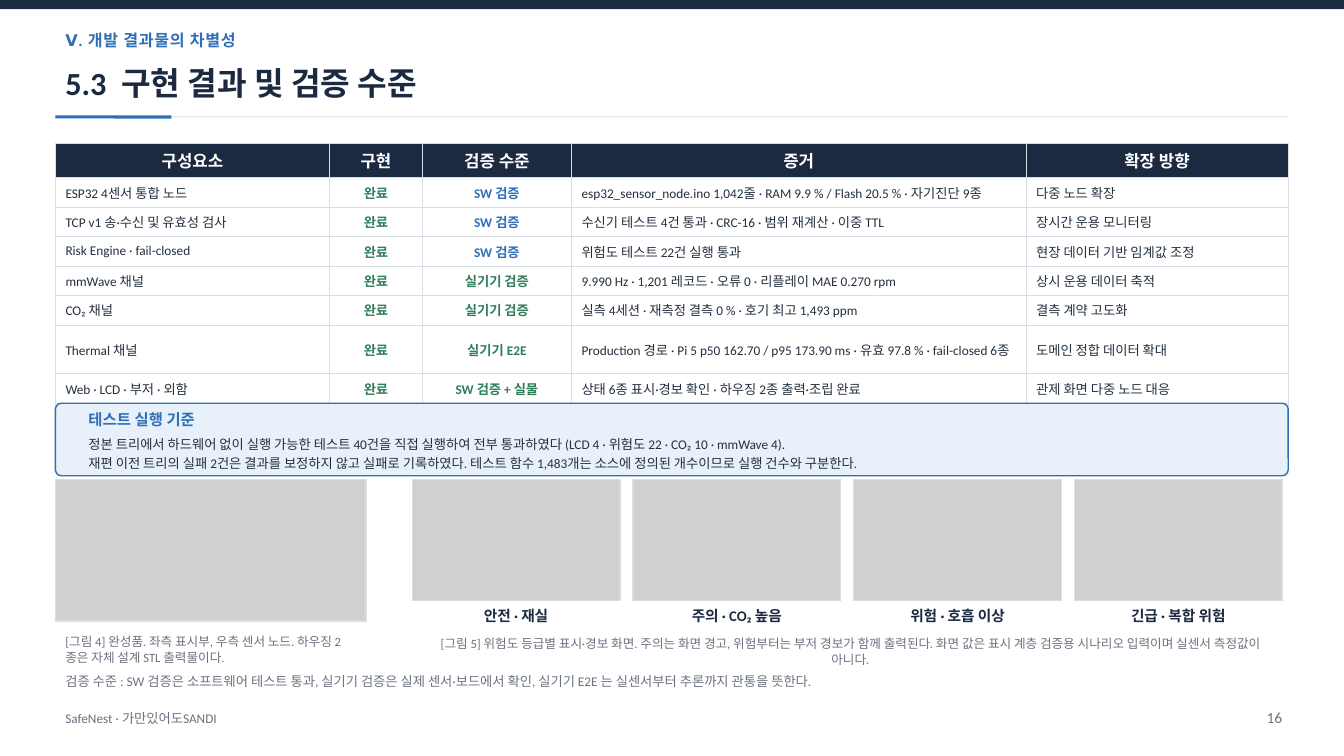
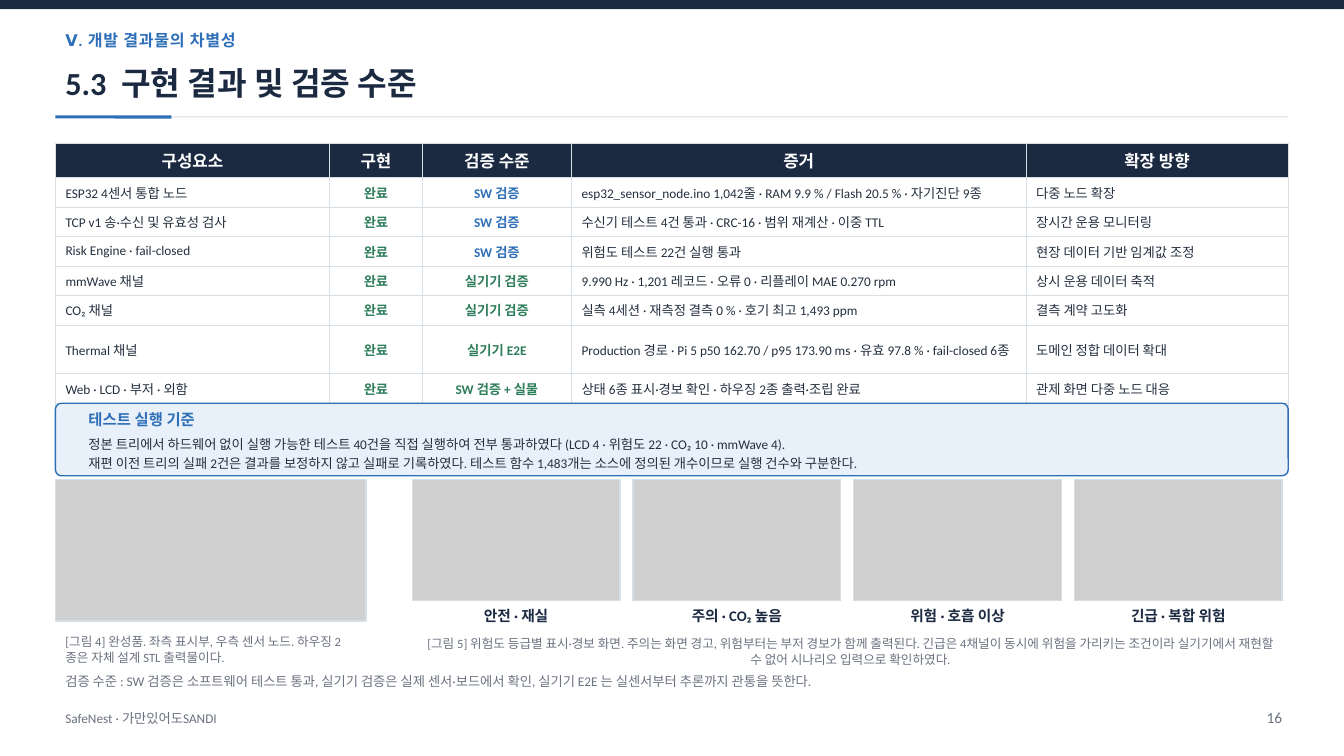
Before and after one commit to jinsu1011/safenest-embedded-competition, a slide deck: slide 17 of final-report/2026ESWContest_자유공모_가만있어도SANDI_개발완료보고서.pptx. Drawn at 1344x756 pixels with LibreOffice and Linux fonts; fonts in the diff are those of the drawing; grey boxes stand for pictures. Boxes give left, top, right and bottom in pixels: in the first picture for what was removed or moved away, otherwise in the second. Text is boxed around its words. In the diff, an @@ line names an element or a change of style, - is before the commit and + after.

```diff
--- a/final-report/2026ESWContest_자유공모_가만있어도SANDI_개발완료보고서.pptx
+++ b/final-report/2026ESWContest_자유공모_가만있어도SANDI_개발완료보고서.pptx
@@ text at [427, 637, 1274, 665]: text changed @@
-[그림 5] 위험도 등급별 표시·경보 화면. 주의는 화면 경고, 위험부터는 부저 경보가 함께 출력된다. 화면 값은 표시 계층 검증용 시나리오 입력이며 실센서 측정값이 아니다.
+[그림 5] 위험도 등급별 표시·경보 화면. 주의는 화면 경고, 위험부터는 부저 경보가 함께 출력된다. 긴급은 4채널이 동시에 위험을 가리키는 조건이라 실기기에서 재현할 수 없어 시나리오 입력으로 확인하였다.
```
Also in this commit, not shown: 11 other slides changed, 15 other files.
